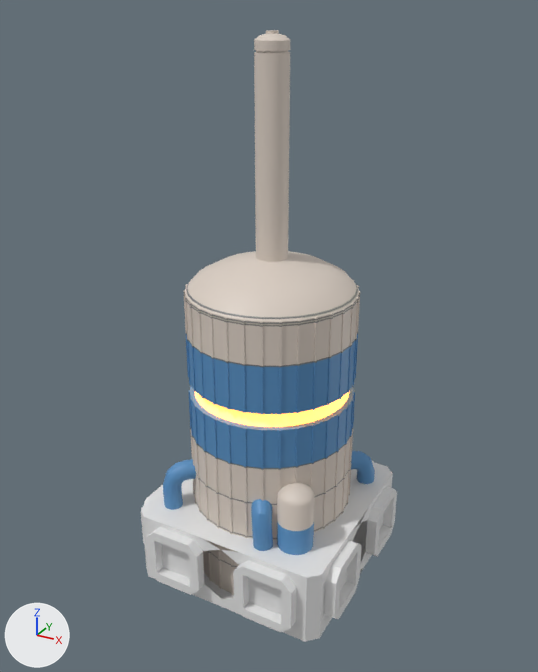
Two versions of the FBX model Assets/models/structures/Extractor/minerNew.fbx, one commit apart.
Both versions are drawn from a 50 mm lens placed at (3.11, -5.7, 5.35), pointed at (-0.01, -0.04, 2.52). The lights are fixed; the arrows at lower left show +X, +Y and +Z.

Names of what the first picture shows: 'Cube.001', 'LightRing.001', 'Miner'.
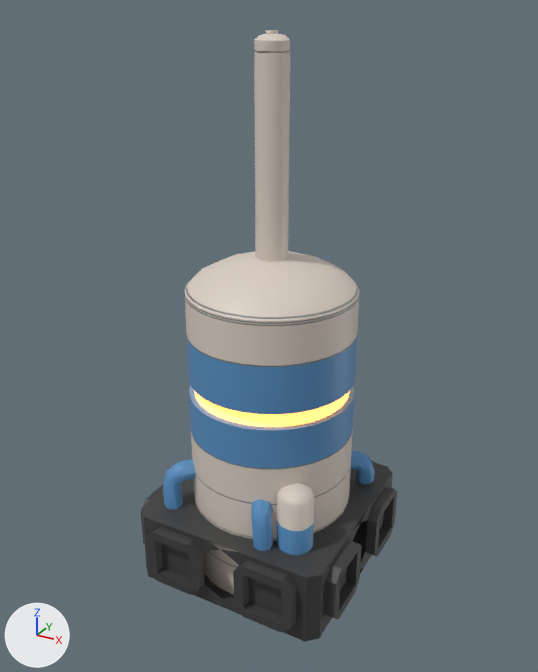
Changed parts and their boxes (x1, y1, x2, y2) in the pictures (538 x 672 px):
'Cube.001', recoloured (white to black): (141, 460, 397, 642) in both

Edits to the bpy script that builds the scene:
```text
Add mat_socketmat:
    mat_socketmat = principled_material('SocketMat')
    mat_socketmat.base_color = (0.0489, 0.0489, 0.0489)  # black #3e3e3e
Change me_cube_002:
    where me_cube_002.from_pydata(...)  # 366 vertices, 304 faces; spans x -1.1..1.1, y -1.1..1.1, z 0.0..0.75
    add me_cube_002.materials.append(mat_socketmat)  # black #3e3e3e
```
